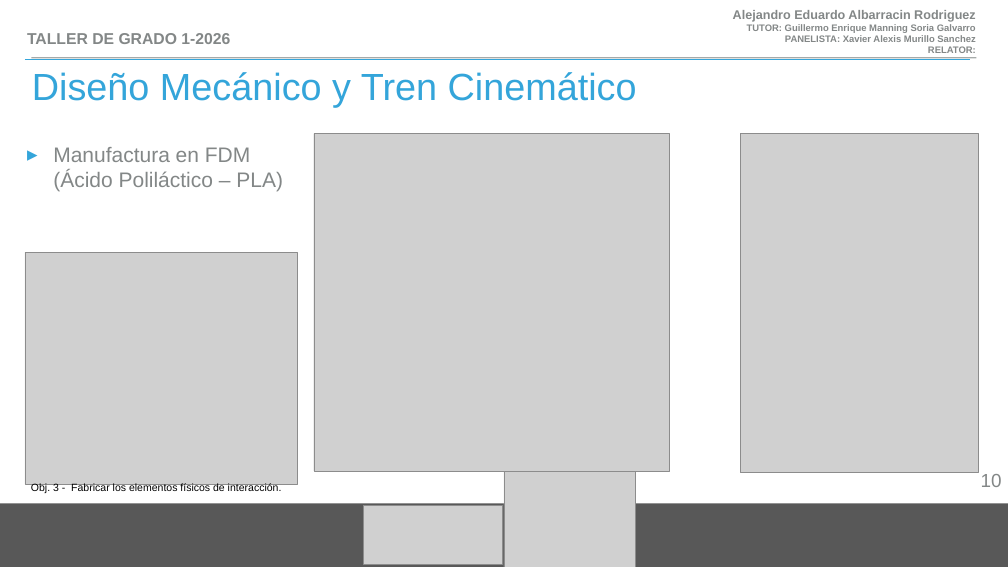
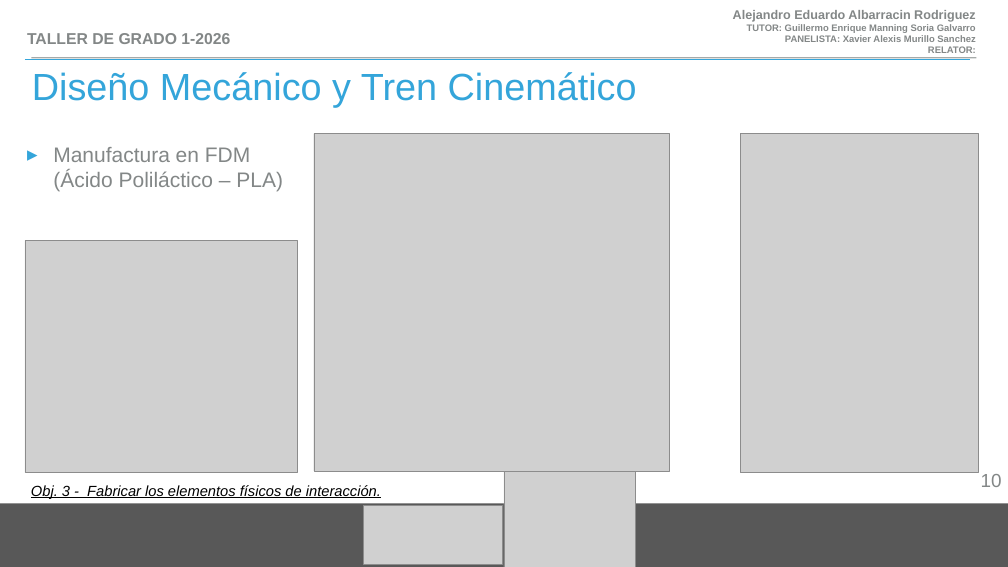
Before and after one commit to albale15/simulador_de_Extraccion_de_polipos_intestinales, a slide deck: slide 10 of presentacion/presentacion simulador de reseccion de polipos intestinales.pptx. Drawn at 1008x567 pixels with LibreOffice and Linux fonts; fonts in the diff are those of the drawing; grey boxes stand for pictures. Boxes give left, top, right and bottom in pixels: in the first picture for what was removed or moved away, otherwise in the second. Text is boxed around its words. In the diff, an @@ line names an element or a change of style, - is before the commit and + after.

```diff
--- a/presentacion/presentacion simulador de reseccion de polipos intestinales.pptx
+++ b/presentacion/presentacion simulador de reseccion de polipos intestinales.pptx
@@ picture: place and size @@
-picture at (25,252,297,484)
+picture at (25,240,297,472)
@@ text "Obj. 3 - Fabricar los ..." at (31,485,381,499): size 20 to 28 pt, italic on, underline on @@
```
Also in this commit, not shown: 11 other slides changed, 6 other files.
